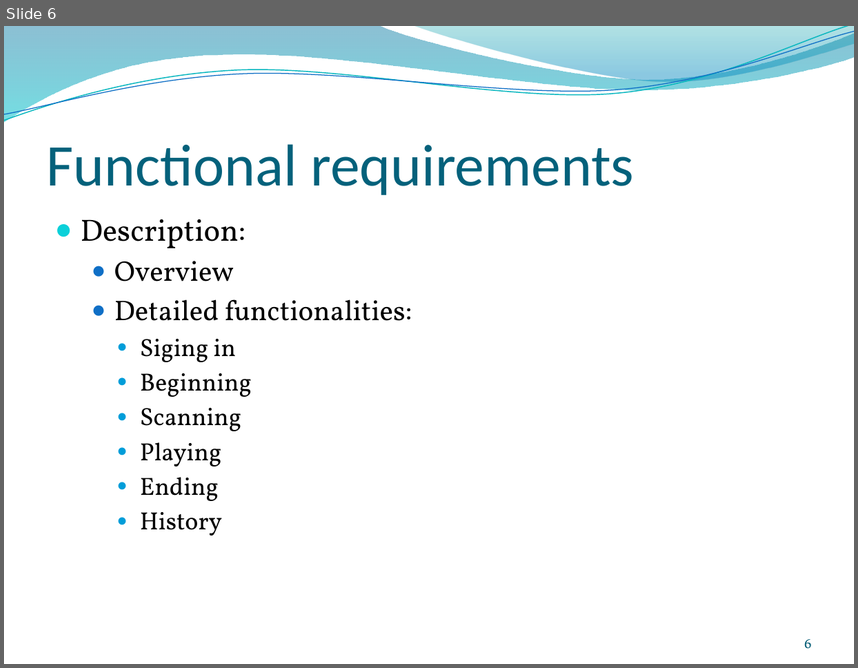
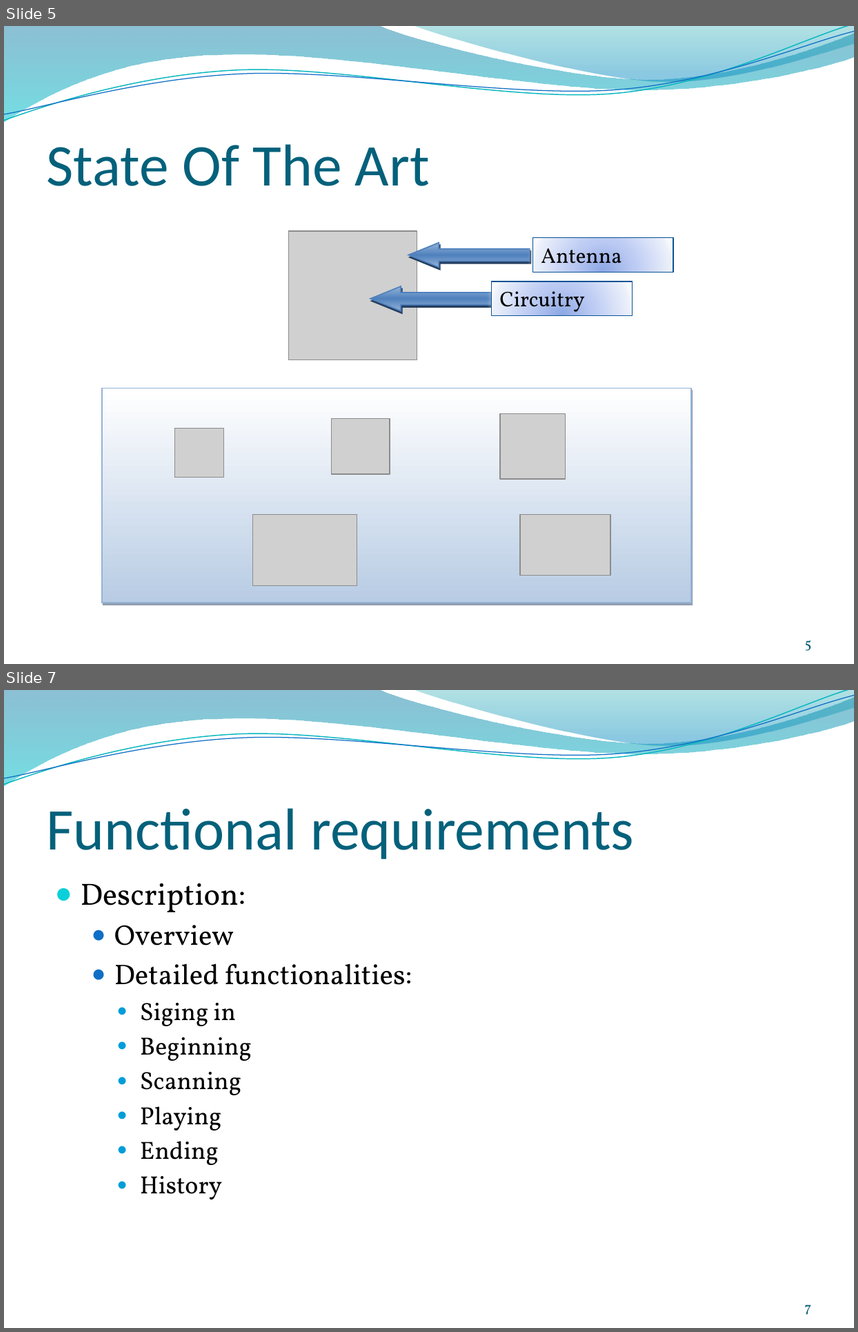
Before and after one commit to anbrous/project, a slide deck: Blue_weasel/blueweasel_docs/presentation/Pre-soutenance Projet Blue Weasel.pptx. Shown one above the other, each under a label of ours: slide 6 before the commit, slides 5 and 7 after it; the slides between them are not shown. The pictures are 858x668 and 858x1332 pixels, drawn with LibreOffice and Linux fonts; fonts in the diff are those of the drawing; grey boxes stand for pictures; background and template pictures are left out. Boxes give left, top, right and bottom in pixels: in the first picture for what was removed or moved away, otherwise in the second. Text is boxed around its words. In the diff, an @@ line names an element or a change of style, - is before the commit and + after.

```diff
--- a/Blue_weasel/blueweasel_docs/presentation/Pre-soutenance Projet Blue Weasel.pptx
+++ b/Blue_weasel/blueweasel_docs/presentation/Pre-soutenance Projet Blue Weasel.pptx
@@ slide 5 added at <box>4,26,854,664</box>, background picture (left out); not listed: 4 template elements that a slide beside it also shows @@
@@ title added at <box>47,144,430,186</box>, 50 pt, text #04617B @@
+State Of The Art
@@ picture added at <box>289,231,417,359</box> @@
@@ left arrow added at <box>408,243,529,267</box>, fill gradient #95B3D7 to #4F81BD, outline #4F81BD 1 pt @@
@@ rectangle added at <box>533,238,673,272</box>, fill gradient #8DA8E3 to #BBCBF3 to #EAEFFB to #F7F9FF, outline #095295 0.75 pt, 18 pt, text #000000 @@
+Antenna
@@ left arrow added at <box>370,286,491,311</box>, fill gradient #95B3D7 to #4F81BD, outline #4F81BD 1 pt @@
@@ rectangle added at <box>492,281,632,315</box>, fill gradient #8DA8E3 to #BBCBF3 to #EAEFFB to #F7F9FF, outline #095295 0.75 pt, 18 pt, text #000000 @@
+Circuitry
@@ rectangle added at <box>102,388,691,602</box>, fill gradient #FFFFFF to #B8CCE4, outline #95B3D7 1 pt @@
@@ picture added at <box>331,418,389,474</box> @@
@@ picture added at <box>500,414,566,479</box> @@
@@ picture added at <box>175,428,224,477</box> @@
@@ picture added at <box>253,514,357,586</box> @@
@@ picture added at <box>520,514,610,575</box> @@
@@ page number added at <box>805,639,812,650</box>, 12 pt, text #045D75 @@
+5
@@ what was slide 6 is now slide 7 @@
@@ page number at <box>804,1304,811,1314</box>: text changed @@
-6
+7
```
Also in this commit, not shown: 3 slides changed, 2 other slides added, 2 slides removed.
